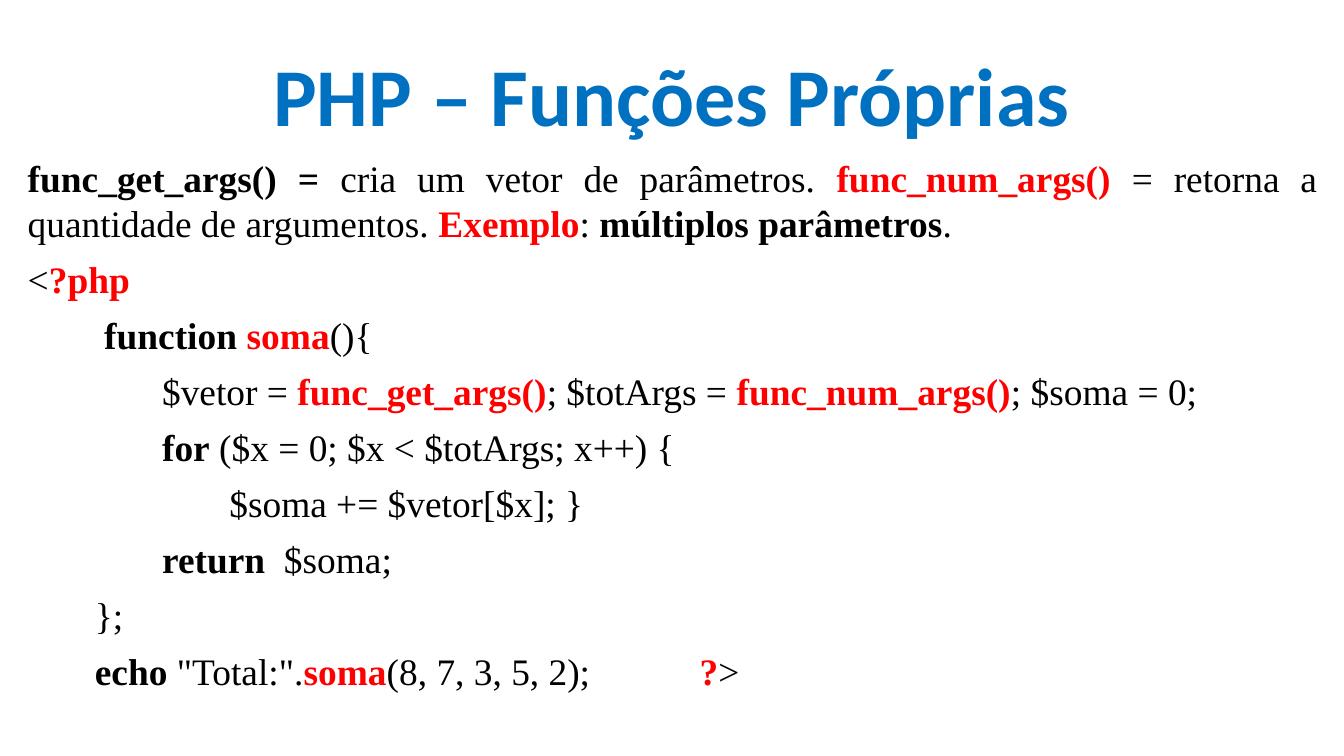
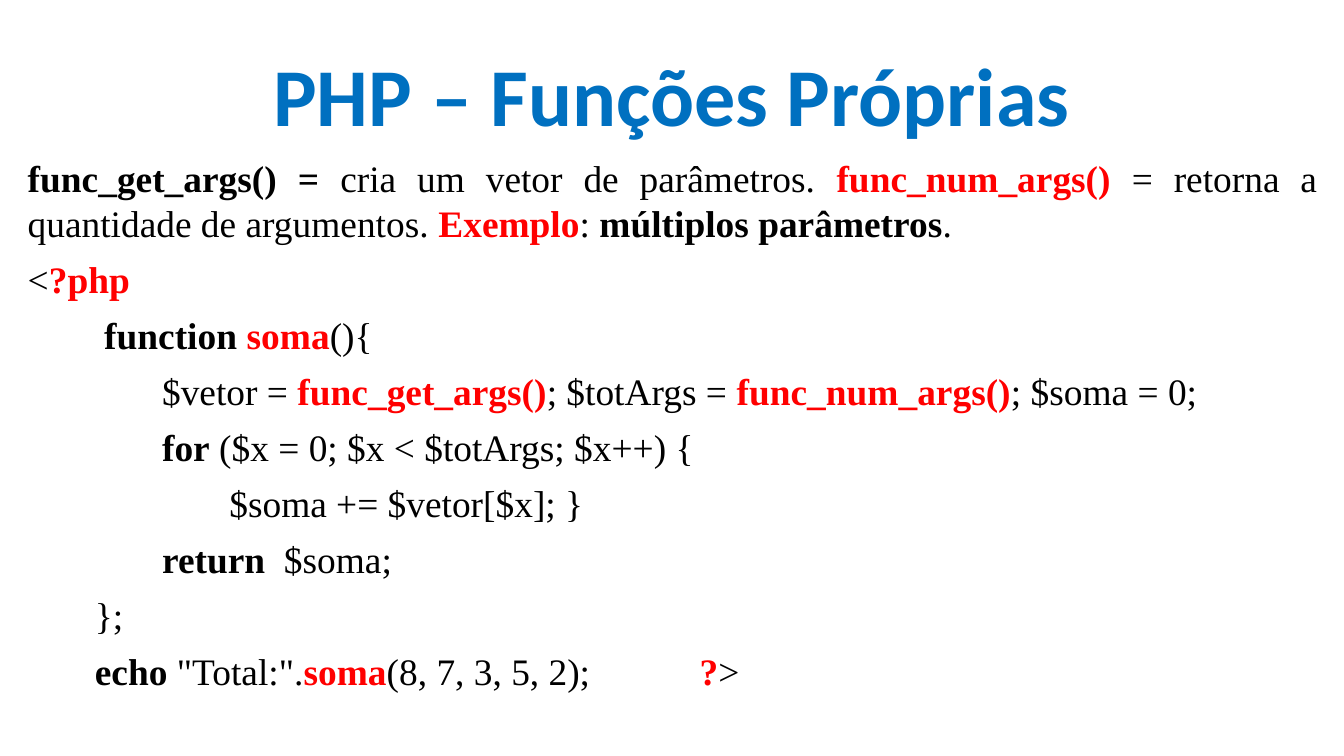
Before and after one commit to CloudEducationBrazil/WydenDesenvolvimentoWebPHP, a slide deck: slide 44 of 01 Classes/Aula 12 e 13 Desenvolvimento Web PHP - PHP.pptx. Drawn at 1344x756 pixels with LibreOffice and Linux fonts; fonts in the diff are those of the drawing; background and template pictures are left out. Boxes give left, top, right and bottom in pixels: in the first picture for what was removed or moved away, otherwise in the second. Text is boxed around its words. In the diff, an @@ line names an element or a change of style, - is before the commit and + after.

```diff
--- a/01 Classes/Aula 12 e 13 Desenvolvimento Web PHP - PHP.pptx
+++ b/01 Classes/Aula 12 e 13 Desenvolvimento Web PHP - PHP.pptx
@@ text at box(162, 434, 666, 469): text changed @@
-for ($x = 0; $x < $totArgs; x++) {
+for ($x = 0; $x < $totArgs; $x++) {
```
Also in this commit, not shown: 7 other slides changed.
